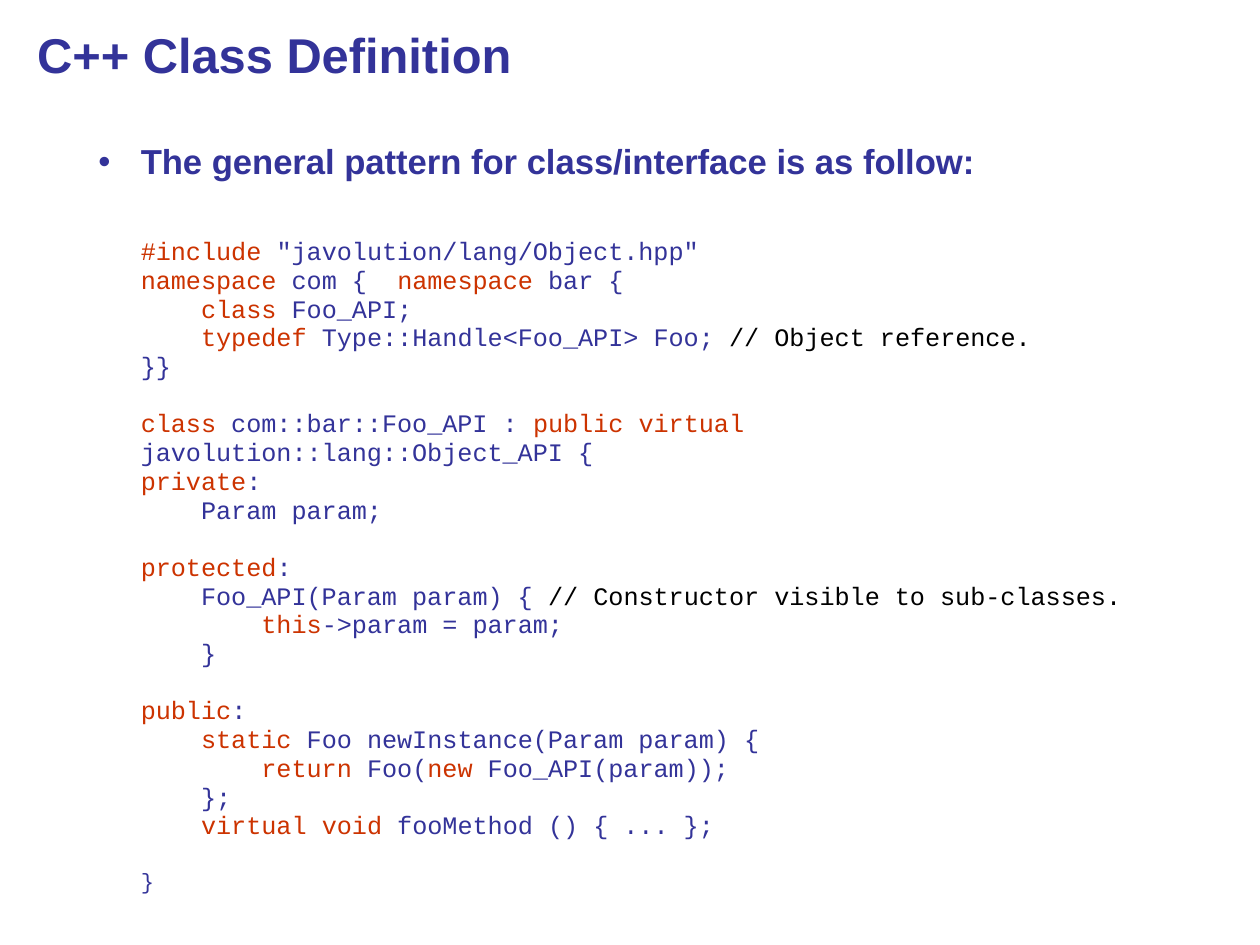
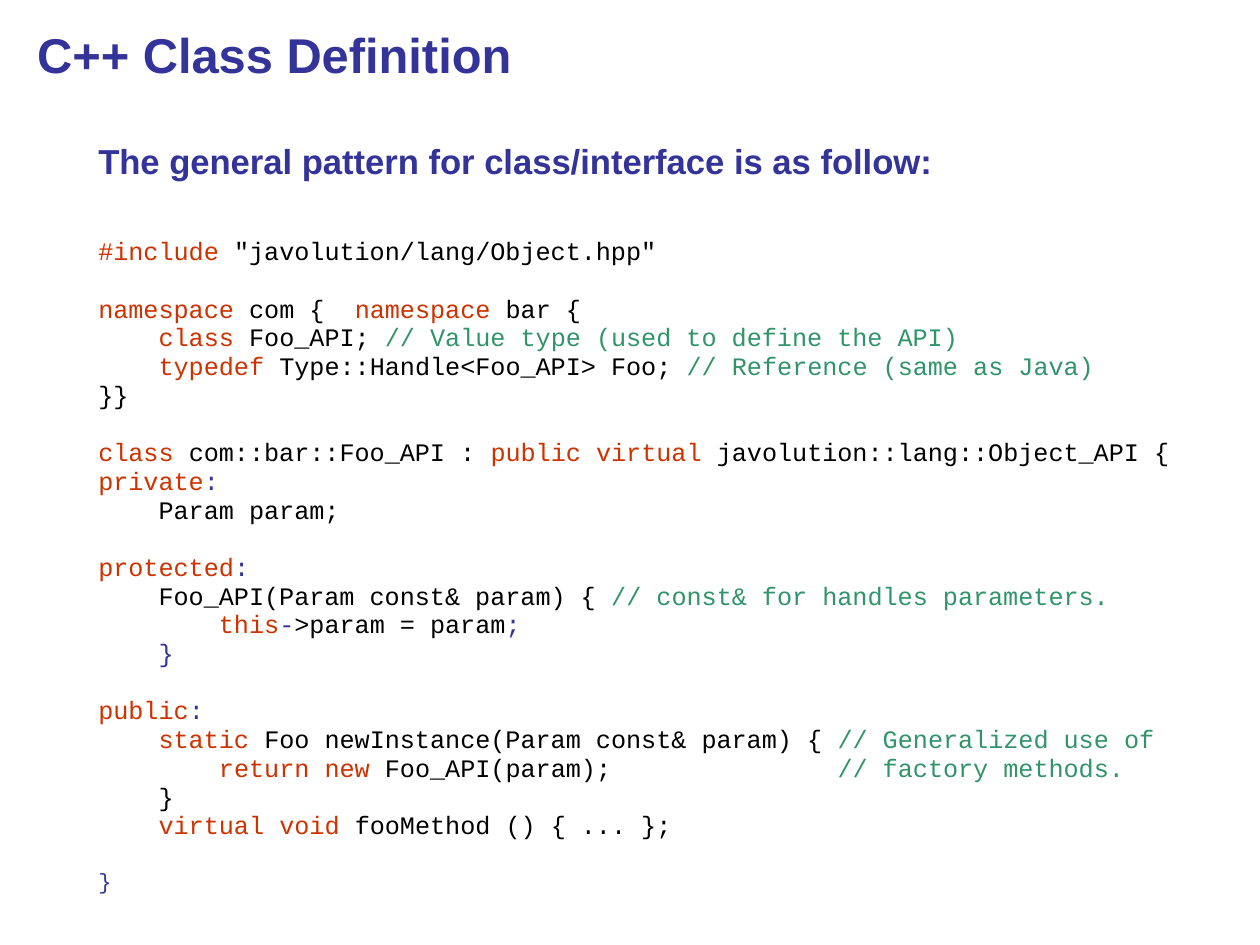
Before and after one commit to javolution/javolution, a slide deck: slide 7 of javolution/src/site/doc/Javolution_Cpp_Overview.ppt. Drawn at 1260x945 pixels with LibreOffice and Linux fonts; fonts in the diff are those of the drawing; background and template pictures are left out. Boxes give left, top, right and bottom in pixels: in the first picture for what was removed or moved away, otherwise in the second. Text is boxed around its words. In the diff, an @@ line names an element or a change of style, - is before the commit and + after.

```diff
--- a/javolution/src/site/doc/Javolution_Cpp_Overview.ppt
+++ b/javolution/src/site/doc/Javolution_Cpp_Overview.ppt
@@ subtitle at (98,149,1139,835): text colour #333399 to #000000 in ""javolution/lang/Object.hpp"", "com { bar {", "}}", "com::bar::Foo_API : javolution::lang::Object_API {" and 3 more places; bullet • to none @@
@@ subtitle at (159,328,1093,381): text changed; text colour #333399 to #32946A @@
-class Foo_API;
-typedef Type::Handle<Foo_API> Foo; // Object reference.
+class Foo_API; // Value type (used to define the API)
+typedef Type::Handle<Foo_API> Foo; // Reference (same as Java)
@@ subtitle at (159,586,1109,611): text changed; text colour #000000 to #32946A @@
-Foo_API(Param param) { // Constructor visible to sub-classes.
+Foo_API(Param const& param) { // const& for handles parameters.
@@ subtitle at (159,730,1154,783): text changed; text colour #333399 to #000000 @@
-static Foo newInstance(Param param) {
-return Foo(new Foo_API(param));
-};
+static Foo newInstance(Param const& param) { // Generalized use of
+return new Foo_API(param); // factory methods.
+}
```
Also in this commit, not shown: 6 other slides changed, 1 other file.
